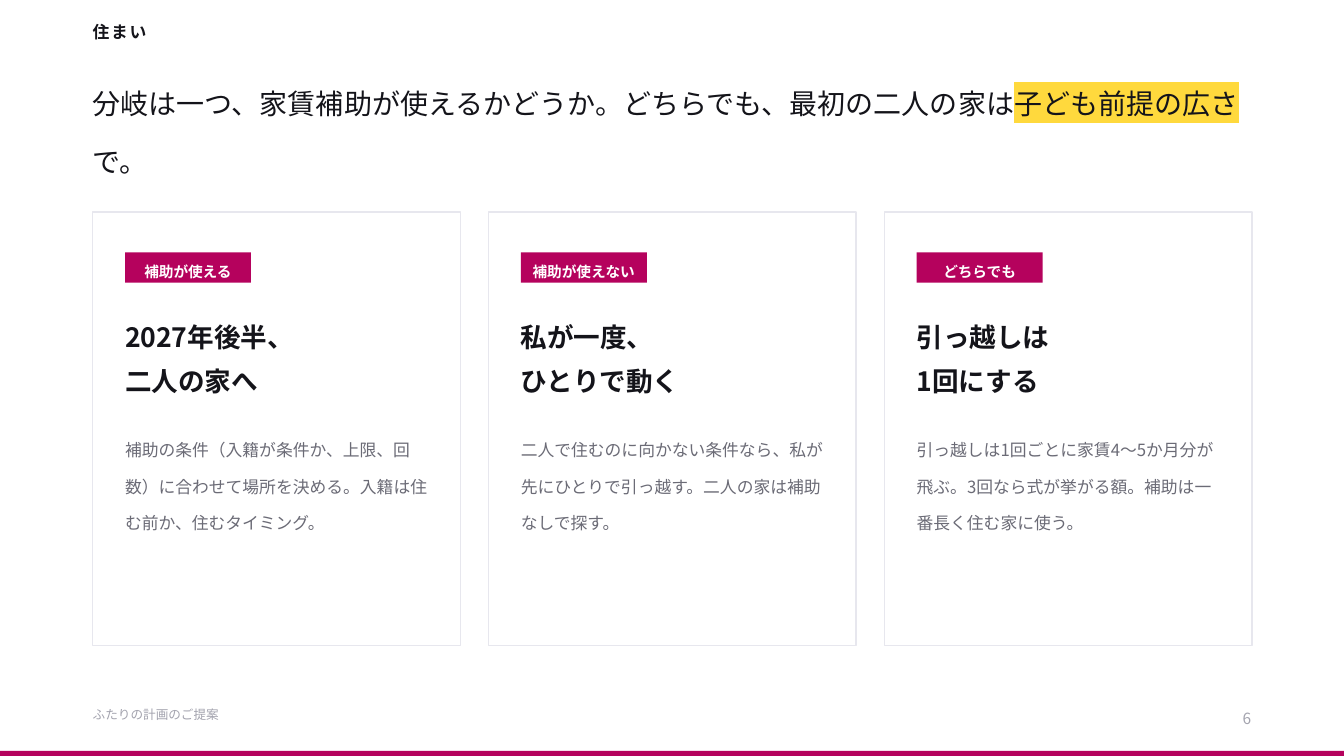
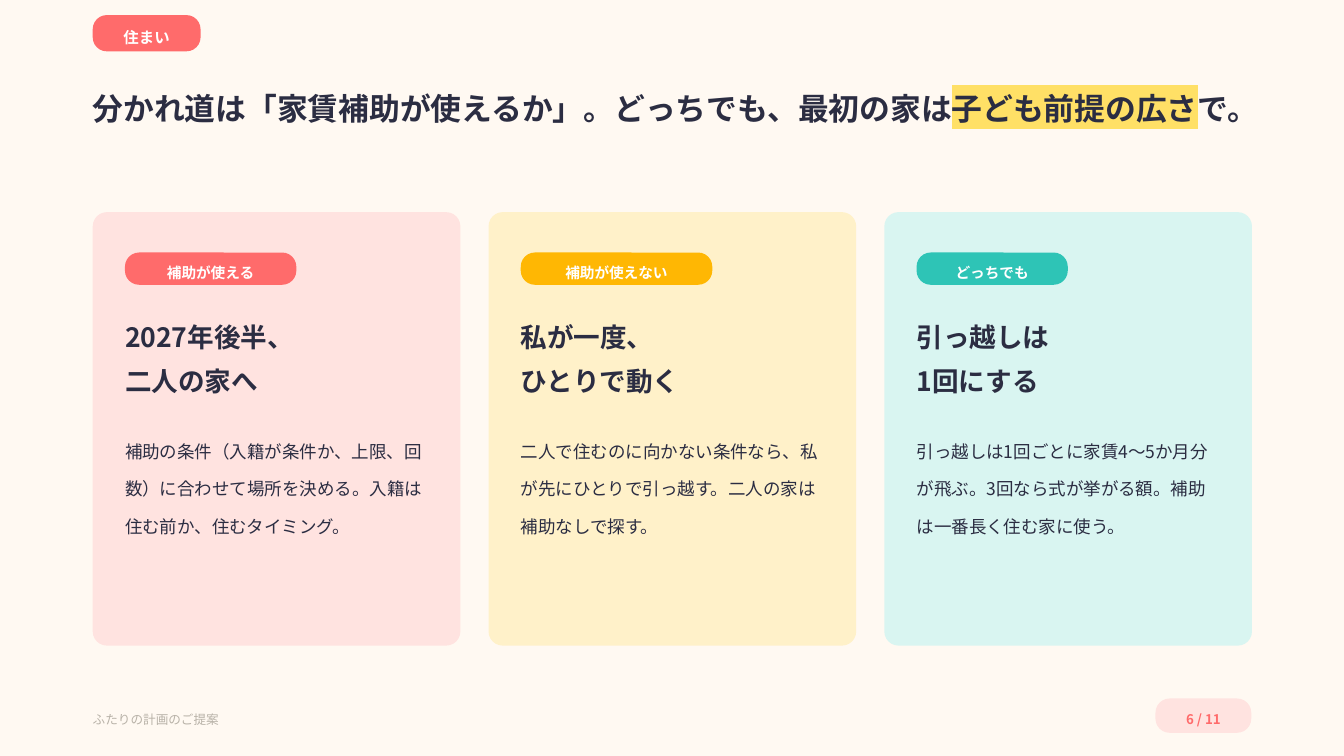
Before and after one commit to ayaka1933-glitch/portfolio, a slide deck: slide 6 of proposal/ふたりの計画のご提案.pptx. Drawn at 1344x756 pixels with LibreOffice and Linux fonts; fonts in the diff are those of the drawing. Boxes give left, top, right and bottom in pixels: in the first picture for what was removed or moved away, otherwise in the second. Text is boxed around its words. In the diff, an @@ line names an element or a change of style, - is before the commit and + after.

```diff
--- a/proposal/ふたりの計画のご提案.pptx
+++ b/proposal/ふたりの計画のご提案.pptx
@@ background #FFFFFF to #FFF9F2 @@
@@ rounded rectangle "住まい": place and size @@
-rounded rectangle "住まい" at [93,24,147,40]
+rounded rectangle "住まい" at [93,15,201,51]
@@ rounded rectangle "住まい" at [93,15,201,51]: size 12 to 11 pt, text colour #14141A to #FFFFFF, letter spacing 1.2 to 0 pt; alignment left to centre; vertical alignment top to middle; fill none to #FF6B6B @@
@@ text at [93,89,1258,129]: text changed; size 20 to 22 pt; text colour #14141A to #2B2D42; bold on @@
-分岐は一つ、家賃補助が使えるかどうか。どちらでも、最初の二人の家は子ども前提の広さで。
+分かれ道は「家賃補助が使えるか」。どっちでも、最初の家は子ども前提の広さで。
@@ rounded rectangle at [93,212,461,645]: rectangle to rounded rectangle; fill #FFFFFF to #FFE3E0; outline #E7E7EE 1 pt to none @@
@@ rounded rectangle at [489,212,857,645]: rectangle to rounded rectangle; fill #FFFFFF to #FFF1C9; outline #E7E7EE 1 pt to none @@
@@ rounded rectangle at [884,212,1252,645]: rectangle to rounded rectangle; fill #FFFFFF to #D9F5F1; outline #E7E7EE 1 pt to none @@
@@ rounded rectangle "補助が使える": place and size @@
-rounded rectangle "補助が使える" at [125,252,251,282]
+rounded rectangle "補助が使える" at [125,252,296,284]
@@ rounded rectangle "補助が使える" at [125,252,296,284]: rectangle to rounded rectangle; fill #B5025D to #FF6B6B @@
@@ rounded rectangle "補助が使えない": place and size @@
-rounded rectangle "補助が使えない" at [521,252,647,282]
+rounded rectangle "補助が使えない" at [521,252,713,284]
@@ rounded rectangle "補助が使えない" at [521,252,713,284]: rectangle to rounded rectangle; fill #B5025D to #FFB703 @@
@@ rounded rectangle "どっちでも": place and size @@
-rounded rectangle "どっちでも" at [917,252,1043,282]
+rounded rectangle "どっちでも" at [917,252,1068,284]
@@ rounded rectangle "どっちでも" at [917,252,1068,284]: rectangle to rounded rectangle; fill #B5025D to #2EC4B6 @@
@@ text in rounded rectangle at [956,265,1029,279]: text changed @@
-どちらでも
+どっちでも
@@ text colour #14141A to #2B2D42 in 3 elements at [125,324,294,394], [521,324,679,394], [917,324,1050,394] @@
@@ size 12 to 12.5 pt, text colour #6B6B76 to #2B2D42 in 3 elements at [125,443,422,535], [521,443,818,535], [917,443,1208,535] @@
@@ text "ふたりの計画のご提案" at [93,714,219,725]: text colour #A3A3AE to #B8B2A8 @@
@@ rounded rectangle "6 / 11": place and size @@
-rounded rectangle "6 / 11" at [1243,713,1252,724]
+rounded rectangle "6 / 11" at [1155,699,1251,733]
@@ rounded rectangle "6 / 11" at [1155,699,1251,733]: vertical alignment top to middle; fill none to #FFE3E0 @@
@@ text in rounded rectangle at [1186,714,1221,724]: text changed; size 11 to 9.5 pt; text colour #A3A3AE to #FF6B6B; bold on @@
-6
+6 / 11
@@ rectangle removed at [0,751,1344,756] @@
```
Also in this commit, not shown: 8 other slides changed, 2 slides added, 1 slide removed, 4 other files.
